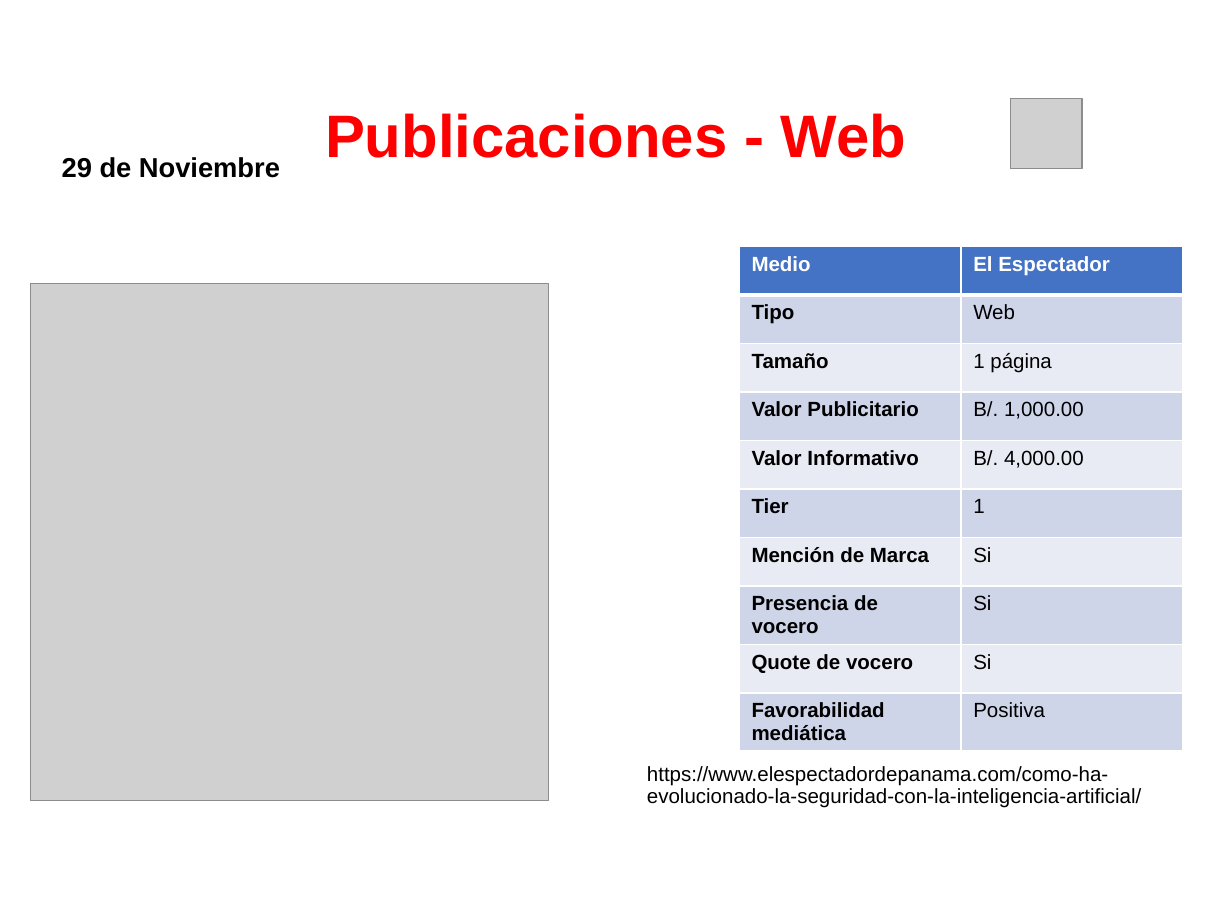
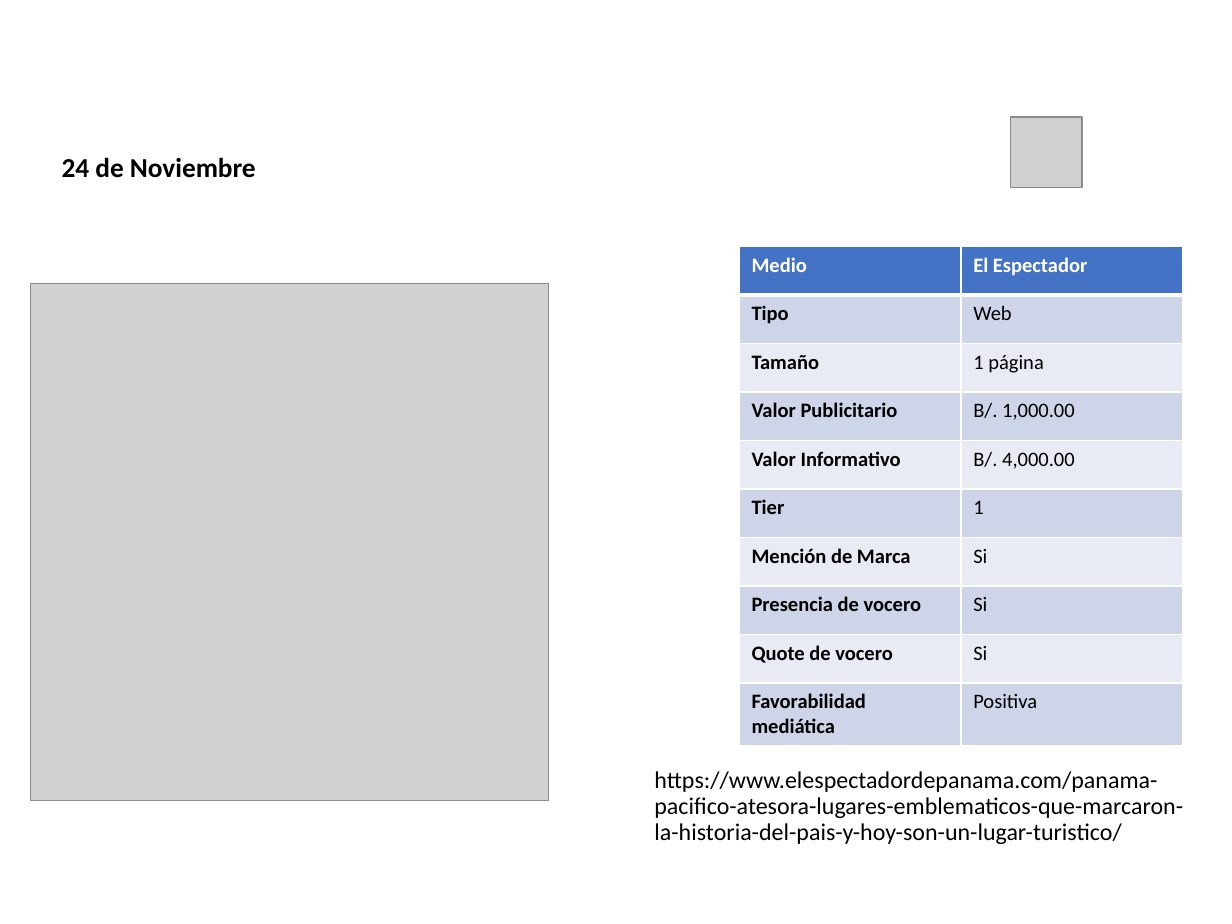
Before and after one commit to dgarci23/Report-Generator, a slide deck: slide 4 of Presentacion Terminada.pptx (slide 5 before the commit). Drawn at 1232x924 pixels with LibreOffice and Linux fonts; fonts in the diff are those of the drawing; grey boxes stand for pictures; background and template pictures are left out. Boxes give left, top, right and bottom in pixels: in the first picture for what was removed or moved away, otherwise in the second. Text is boxed around its words. In the diff, an @@ line names an element or a change of style, - is before the commit and + after.

```diff
--- a/Presentacion Terminada.pptx
+++ b/Presentacion Terminada.pptx
@@ title "Publicaciones - Web" moved from (x1=325, y1=113, x2=906, y2=158) to (x1=176, y1=2, x2=982, y2=101) @@
@@ title "Publicaciones - Web" at (x1=176, y1=2, x2=982, y2=101): font Arial to Calibri, text colour #FF0000 to #FFFFFF @@
@@ picture moved from (x1=1010, y1=99, x2=1082, y2=169) to (x1=1010, y1=117, x2=1082, y2=187) @@
@@ text at (x1=62, y1=157, x2=256, y2=178): text changed; font Arial to Calibri @@
-29 de Noviembre
+24 de Noviembre
@@ table at (x1=739, y1=246, x2=1183, y2=737) @@
@@ font Arial to Calibri @@
@@ text at (x1=654, y1=771, x2=1183, y2=844): text changed; size 12 to 14 pt; font Arial to Calibri @@
-https://www.elespectadordepanama.com/como-ha-evolucionado-la-seguridad-con-la-inteligencia-artificial/
+https://www.elespectadordepanama.com/panama-pacifico-atesora-lugares-emblematicos-que-marcaron-la-historia-del-pais-y-hoy-son-un-lugar-turistico/
```
Also in this commit, not shown: 7 other slides changed, 15 slides added, 3 other files.
